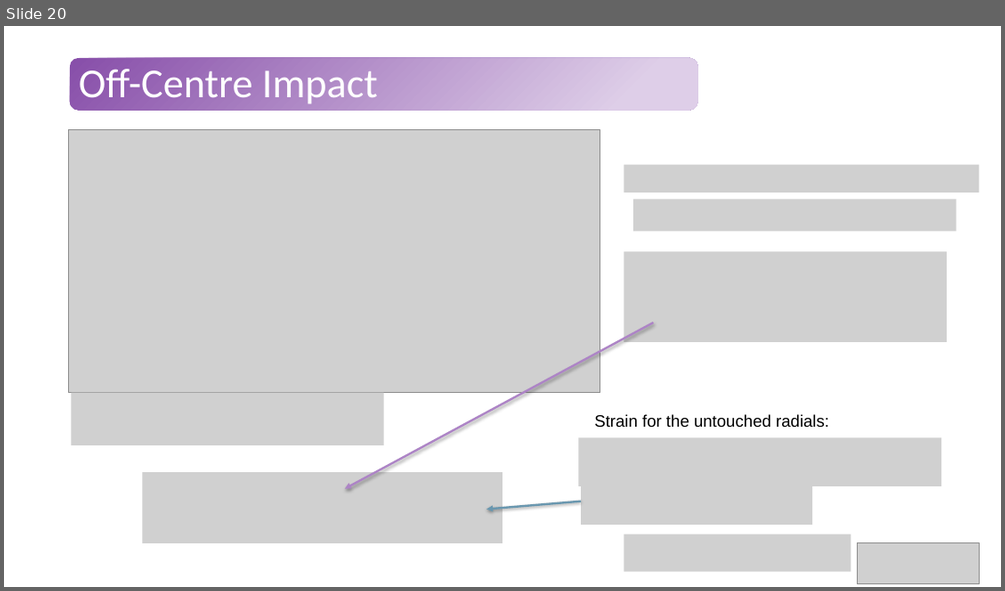
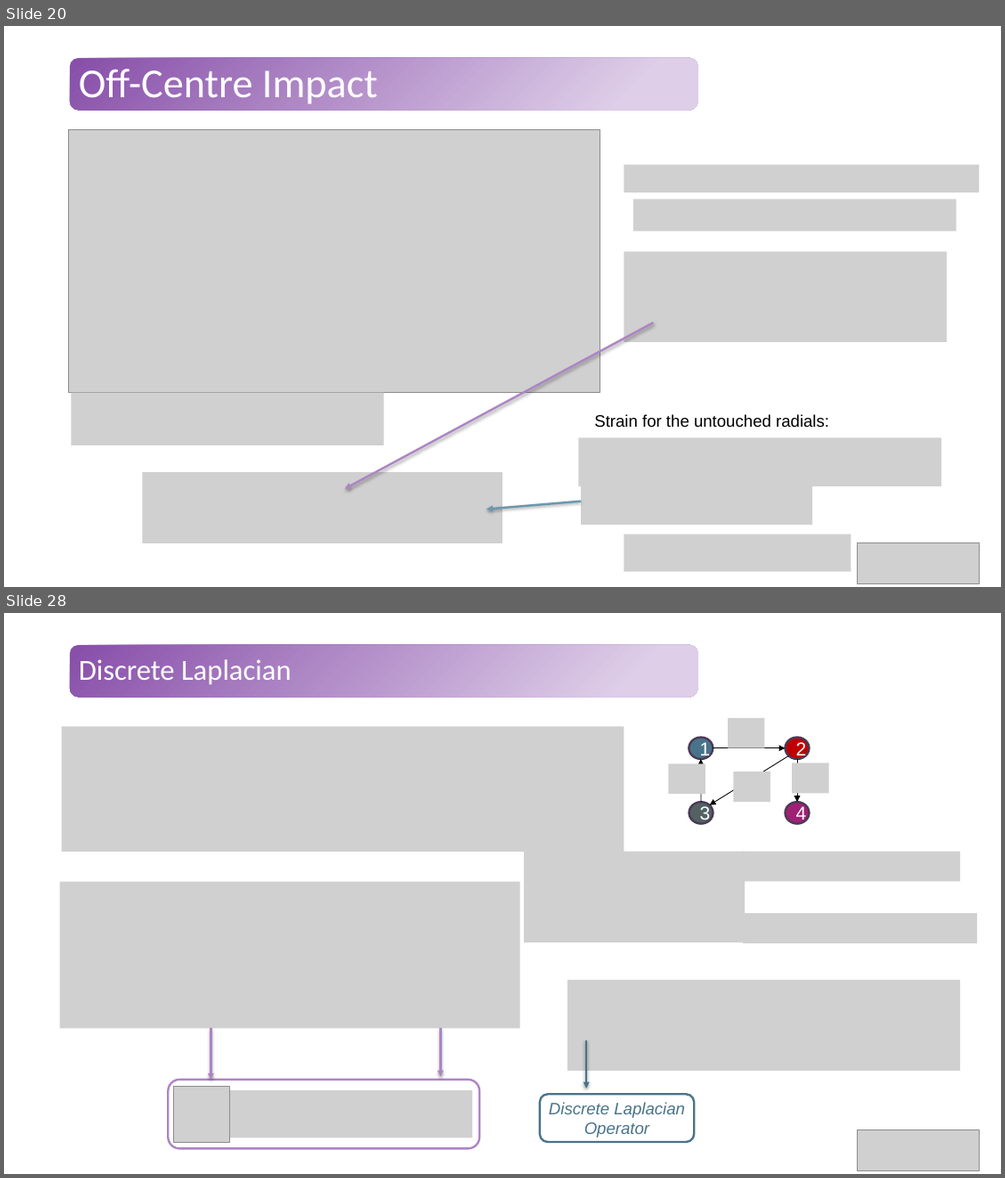
Before and after one commit to Tavi681/PoliPhysics, a slide deck: Tema 2/paper/Tema2.pptx. Shown one above the other, each under a label of ours: slide 20 before the commit, slides 20 and 28 after it; the slides between them are not shown. The pictures are 1005x591 and 1005x1178 pixels, drawn with LibreOffice and Linux fonts; fonts in the diff are those of the drawing; grey boxes stand for pictures. Boxes give left, top, right and bottom in pixels: in the first picture for what was removed or moved away, otherwise in the second. Text is boxed around its words. In the diff, an @@ line names an element or a change of style, - is before the commit and + after.

```diff
--- a/Tema 2/paper/Tema2.pptx
+++ b/Tema 2/paper/Tema2.pptx
@@ slide 28 added at [4, 613, 1001, 1174], background #FFFFFF; not listed: 1 template element that a slide beside it also shows @@
@@ title added at [79, 659, 291, 684], 28 pt, text #FFFFFF @@
+Discrete Laplacian
@@ picture added at [62, 727, 624, 852] @@
@@ group added at [669, 718, 829, 824]: 4 ellipses, 4 arrows, 4 pictures @@
+4
+3
+2
+1
@@ picture added at [234, 774, 479, 803] @@
@@ picture added at [236, 796, 494, 824] @@
@@ picture added at [236, 818, 348, 845] @@
@@ picture added at [524, 852, 744, 943] @@
@@ picture added at [743, 852, 960, 882] @@
@@ picture added at [60, 882, 521, 1028] @@
@@ picture added at [743, 913, 977, 943] @@
@@ picture added at [567, 980, 960, 1070] @@
@@ arrow added from (211, 1028) to (211, 1079), #AD84C6 2 pt @@
@@ arrow added from (441, 1028) to (441, 1077), #AD84C6 2 pt @@
@@ arrow added from (587, 1040) to (587, 1088), #497389 2 pt @@
@@ rounded rectangle added at [168, 1079, 479, 1149], fill #FFFFFF, outline #AD84C6 2 pt @@
@@ picture added at [173, 1086, 229, 1143] @@
@@ picture added at [226, 1090, 473, 1138] @@
@@ rounded rectangle added at [540, 1094, 695, 1142], fill #FFFFFF, outline #497389 2 pt @@
@@ text added at [549, 1102, 685, 1137], 16 pt, text #497389, italic @@
+Discrete Laplacian Operator
@@ picture added at [858, 1130, 979, 1171] @@
```
Also in this commit, not shown: 4 slides changed, 5 other slides added, 1 slide removed.
